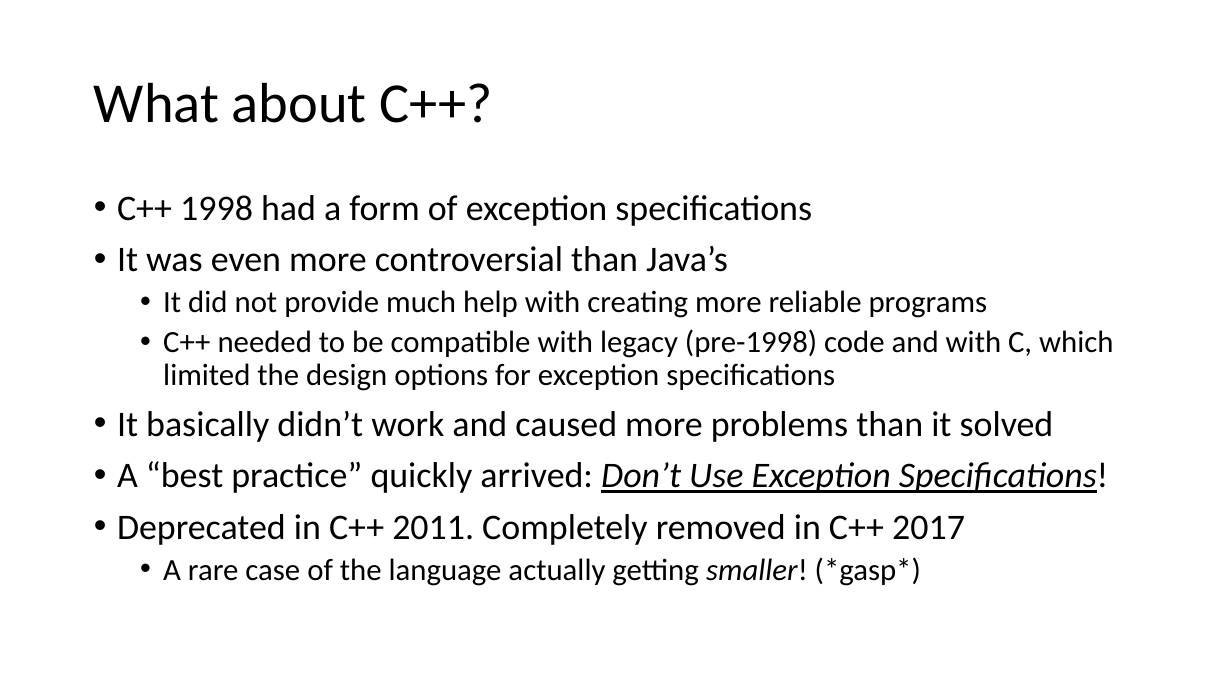
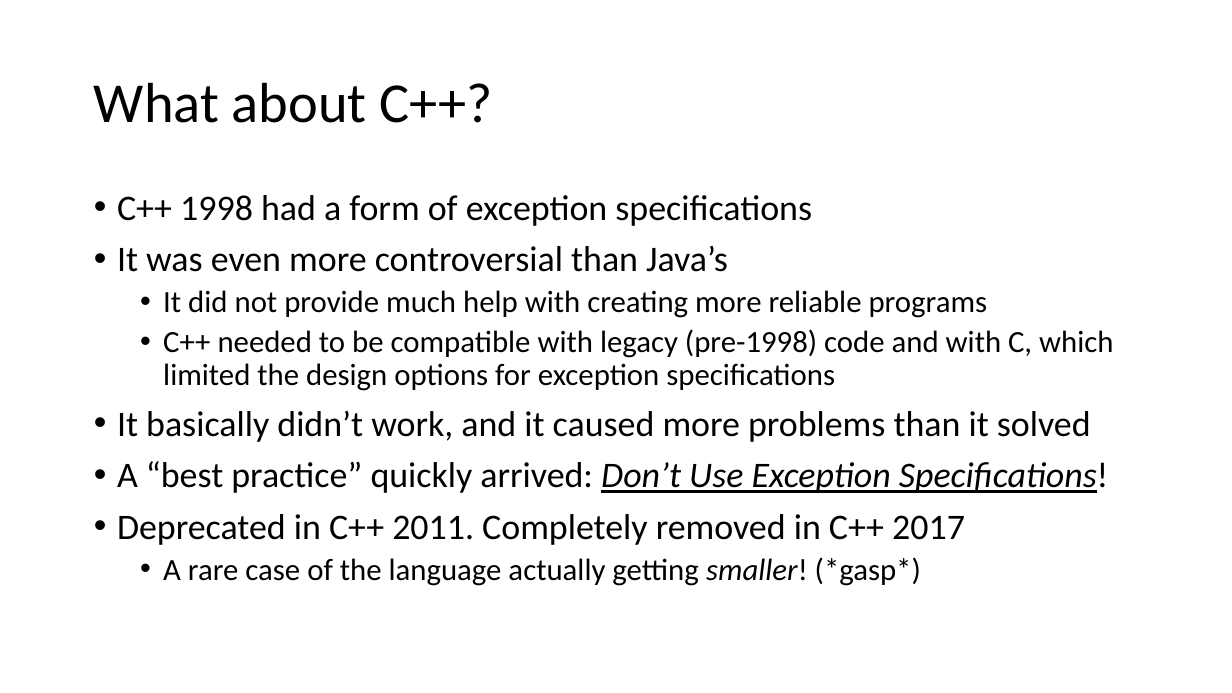
Before and after one commit to pchapin/cpp, a slide deck: slide 32 of Presentations/Exceptions.pptx (slide 26 before the commit). Drawn at 1232x693 pixels with LibreOffice and Linux fonts; fonts in the diff are those of the drawing. Boxes give left, top, right and bottom in pixels: in the first picture for what was removed or moved away, otherwise in the second. Text is boxed around its words. In the diff, an @@ line names an element or a change of style, - is before the commit and + after.

```diff
--- a/Presentations/Exceptions.pptx
+++ b/Presentations/Exceptions.pptx
@@ text at [117,411,1091,442]: text changed @@
-• It basically didn’t work and caused more problems than it solved
+• It basically didn’t work, and it caused more problems than it solved
```
Also in this commit, not shown: 5 other slides changed, 6 slides added.
